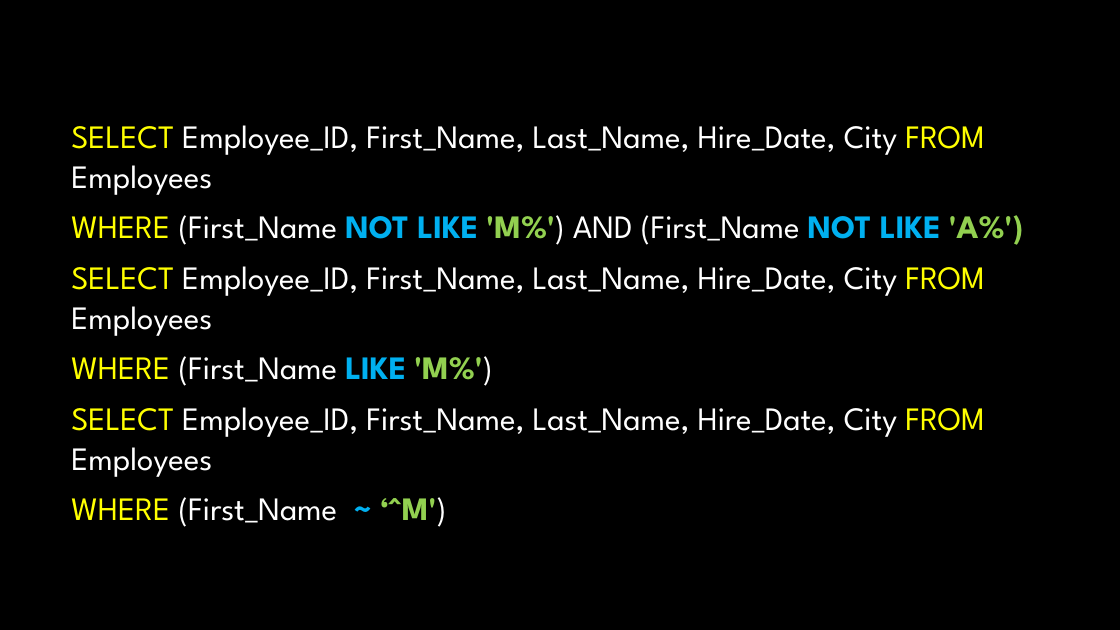
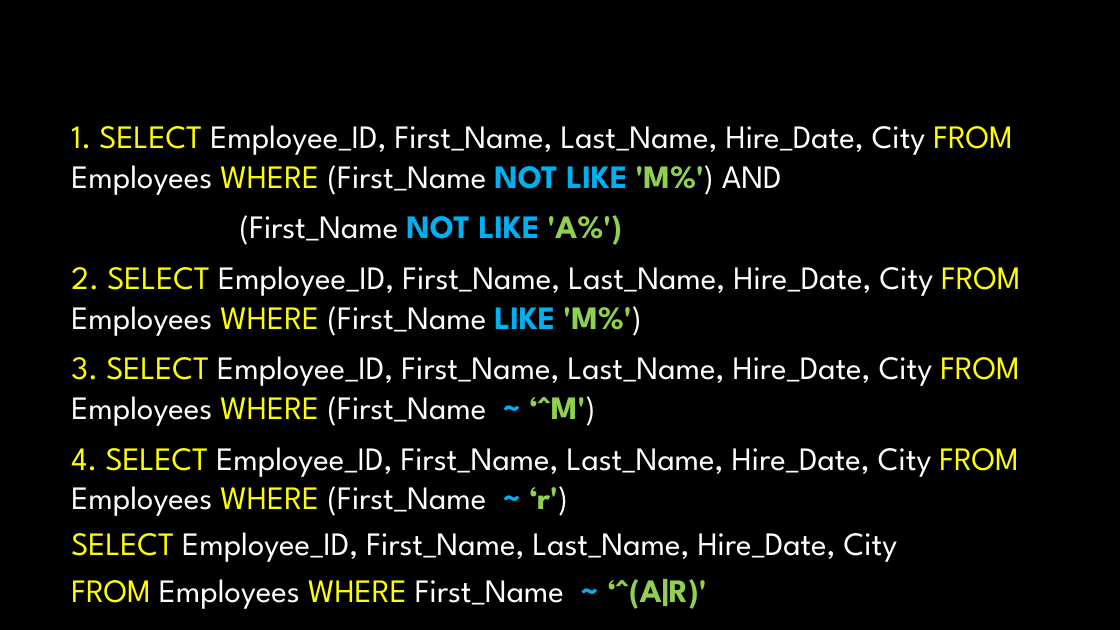
Before and after one commit to VKRISHNANB/postgres, a slide deck: slide 7 of slides/2psql1.pptx. Drawn at 1120x630 pixels with LibreOffice and Linux fonts; fonts in the diff are those of the drawing; background and template pictures are left out. Boxes give left, top, right and bottom in pixels: in the first picture for what was removed or moved away, otherwise in the second. Text is boxed around its words. In the diff, an @@ line names an element or a change of style, - is before the commit and + after.

```diff
--- a/slides/2psql1.pptx
+++ b/slides/2psql1.pptx
@@ text at box(71, 125, 1021, 609): text changed @@
-SELECT Employee_ID, First_Name, Last_Name, Hire_Date, City FROM Employees
-WHERE (First_Name NOT LIKE 'M%') AND (First_Name NOT LIKE 'A%')
-SELECT Employee_ID, First_Name, Last_Name, Hire_Date, City FROM Employees
-WHERE (First_Name LIKE 'M%')
-SELECT Employee_ID, First_Name, Last_Name, Hire_Date, City FROM Employees
-WHERE (First_Name ~ ‘^M')
+1. SELECT Employee_ID, First_Name, Last_Name, Hire_Date, City FROM Employees WHERE (First_Name NOT LIKE 'M%') AND
+(First_Name NOT LIKE 'A%')
+2. SELECT Employee_ID, First_Name, Last_Name, Hire_Date, City FROM Employees WHERE (First_Name LIKE 'M%')
+3. SELECT Employee_ID, First_Name, Last_Name, Hire_Date, City FROM Employees WHERE (First_Name ~ ‘^M')
+4. SELECT Employee_ID, First_Name, Last_Name, Hire_Date, City FROM Employees WHERE (First_Name ~ ‘r')
+SELECT Employee_ID, First_Name, Last_Name, Hire_Date, City
+FROM Employees WHERE First_Name ~ ‘^(A|R)'
```
Also in this commit, not shown: 33 other slides changed, 1 slide removed, 4 other files.
